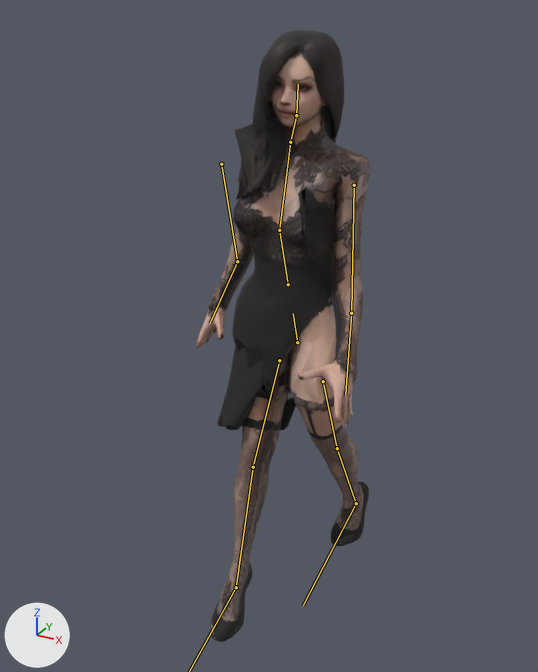
An edit to the glTF model client/assets/citizens/gothic-elegance.gltf, drawn before and after from the same camera.
Camera for both pictures: a camera (50 mm lens) standing at (0.843, -1.68, 1.728) and looking at (-0.091, 0.018, 0.879). The lights are fixed; the arrows at lower left show +X, +Y and +Z. The first picture is the older version. Both versions are drawn at frame 20 of the action 'Walk'; the numbers are the values there. The bones that change, and the others that lie on the model, are drawn over the model as lines.

The first picture shows 'gothic-elegance'.
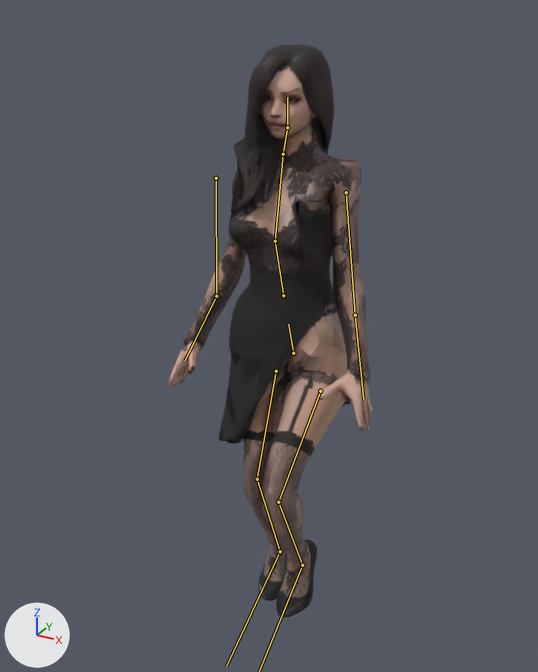
Pixel boxes [x1, y1, x2, y2] of what changed, in the pictures (538 x 672 px):
'gothic-elegance', posed (17% wider, 6% shorter)
    before: [195, 30, 370, 642]
    after: [168, 44, 373, 617]
bone 'hips', root to tip
    before: (297, 342) to (293, 313)
    after: (293, 353) to (288, 324)
bone 'spine', root to tip
    before: (288, 284) to (279, 230)
    after: (283, 295) to (275, 241)
bone 'chest', root to tip
    before: (279, 230) to (290, 142)
    after: (275, 241) to (283, 154)
bone 'upperarm.L', root to tip
    before: (354, 185) to (351, 313)
    after: (346, 192) to (355, 315)
bone 'forearm.L', root to tip
    before: (351, 313) to (345, 395)
    after: (355, 315) to (363, 399)
bone 'upperarm.R', root to tip
    before: (221, 164) to (237, 261)
    after: (216, 178) to (216, 296)
bone 'forearm.R', root to tip
    before: (237, 261) to (210, 323)
    after: (216, 296) to (185, 360)
bone 'thigh.L', root to tip
    before: (323, 381) to (337, 448)
    after: (320, 391) to (278, 502)
bone 'shin.L', root to tip
    before: (337, 448) to (356, 503)
    after: (278, 502) to (302, 565)
bone 'thigh.R', root to tip
    before: (279, 360) to (253, 467)
    after: (276, 371) to (257, 479)
bone 'shin.R', root to tip
    before: (253, 467) to (236, 587)
    after: (257, 479) to (280, 551)

What changed in the scene script:
```text
Change bone_hips:
    where bone_hips = bpy.data.objects['gothic-elegance_rig'].pose.bones['hips']
    bone_hips.location: (0.0, -0.019, 0.0) -> (-0.011, -0.048, 0.012)
    bone_hips.rotation_quaternion: (0.999, 0.0, -0.038, 0.0) -> (1.0, -0.001, -0.019, 0.005)  # degrees (0, -4, 0) -> degrees (0, -2, 1)
Change bone_spine:
    where bone_spine = bpy.data.objects['gothic-elegance_rig'].pose.bones['spine']  # child of 'hips'
    bone_spine.rotation_quaternion: (1.0, 0.026, 0.0, 0.0) -> (1.0, 0.017, 0.001, 0.0)  # degrees (3, 0, 0) -> degrees (2, 0, 0)
Change bone_chest:
    where bone_chest = bpy.data.objects['gothic-elegance_rig'].pose.bones['chest']  # child of 'spine'
    bone_chest.rotation_quaternion: (0.999, 0.0, 0.053, 0.0) -> (1.0, 0.002, 0.026, 0.009)  # degrees (0, 6, 0) -> degrees (0, 3, 1)
Change bone_upperarm_l:
    where bone_upperarm_l = bpy.data.objects['gothic-elegance_rig'].pose.bones['upperarm.L']  # child of 'chest'
    bone_upperarm_l.rotation_quaternion: (0.995, -0.098, 0.0, 0.0) -> (0.999, -0.041, -0.002, 0.0)  # degrees (-11, 0, 0) -> degrees (-5, 0, 0)
Change bone_forearm_l:
    where bone_forearm_l = bpy.data.objects['gothic-elegance_rig'].pose.bones['forearm.L']  # child of 'upperarm.L'
    bone_forearm_l.rotation_quaternion: (0.983, -0.182, 0.0, 0.0) -> (0.999, -0.039, -0.012, 0.0)  # degrees (-21, 0, 0) -> degrees (-4, -1, 0)
Change bone_upperarm_r:
    where bone_upperarm_r = bpy.data.objects['gothic-elegance_rig'].pose.bones['upperarm.R']  # child of 'chest'
    bone_upperarm_r.rotation_quaternion: (0.995, 0.098, 0.0, 0.0) -> (0.997, -0.076, 0.005, 0.0)  # degrees (11, 0, 0) -> degrees (-9, 1, 0)
Change bone_forearm_r:
    where bone_forearm_r = bpy.data.objects['gothic-elegance_rig'].pose.bones['forearm.R']  # child of 'upperarm.R'
    bone_forearm_r.rotation_quaternion: (0.993, -0.122, 0.0, 0.0) -> (1.0, -0.028, 0.009, 0.0)  # degrees (-14, 0, 0) -> degrees (-3, 1, 0)
Change bone_thigh_l:
    where bone_thigh_l = bpy.data.objects['gothic-elegance_rig'].pose.bones['thigh.L']  # child of 'hips'
    bone_thigh_l.rotation_quaternion: (0.984, 0.18, 0.0, 0.0) -> (0.905, -0.424, 0.0, -0.021)  # degrees (21, 0, 0) -> degrees (-50, -1, -2)
Change bone_shin_l:
    where bone_shin_l = bpy.data.objects['gothic-elegance_rig'].pose.bones['shin.L']  # child of 'thigh.L'
    bone_shin_l.rotation_quaternion: (0.996, 0.089, 0.0, 0.0) -> (0.78, 0.625, 0.0, 0.021)  # degrees (10, 0, 0) -> degrees (77, -2, 2)
Change bone_foot_l:
    where bone_foot_l = bpy.data.objects['gothic-elegance_rig'].pose.bones['foot.L']  # child of 'shin.L'
    bone_foot_l.rotation_quaternion: (0.969, -0.246, 0.0, 0.0) -> (0.981, -0.193, -0.013, -0.017)  # degrees (-28, 0, 0) -> degrees (-22, -2, -2)
Change bone_thigh_r:
    where bone_thigh_r = bpy.data.objects['gothic-elegance_rig'].pose.bones['thigh.R']  # child of 'hips'
    bone_thigh_r.rotation_quaternion: (0.984, -0.18, 0.0, 0.0) -> (0.986, -0.169, 0.0, -0.018)  # degrees (-21, 0, 0) -> degrees (-19, 0, -2)
Change bone_shin_r:
    where bone_shin_r = bpy.data.objects['gothic-elegance_rig'].pose.bones['shin.R']  # child of 'thigh.R'
    bone_shin_r.rotation_quaternion: (0.999, 0.044, 0.0, 0.0) -> (0.941, 0.338, 0.0, 0.023)  # degrees (5, 0, 0) -> degrees (39, -1, 2)
Change bone_foot_r:
    where bone_foot_r = bpy.data.objects['gothic-elegance_rig'].pose.bones['foot.R']  # child of 'shin.R'
    bone_foot_r.rotation_quaternion: (0.989, 0.148, 0.0, 0.0) -> (0.985, -0.174, 0.0, -0.008)  # degrees (17, 0, 0) -> degrees (-20, 0, -1)
```
